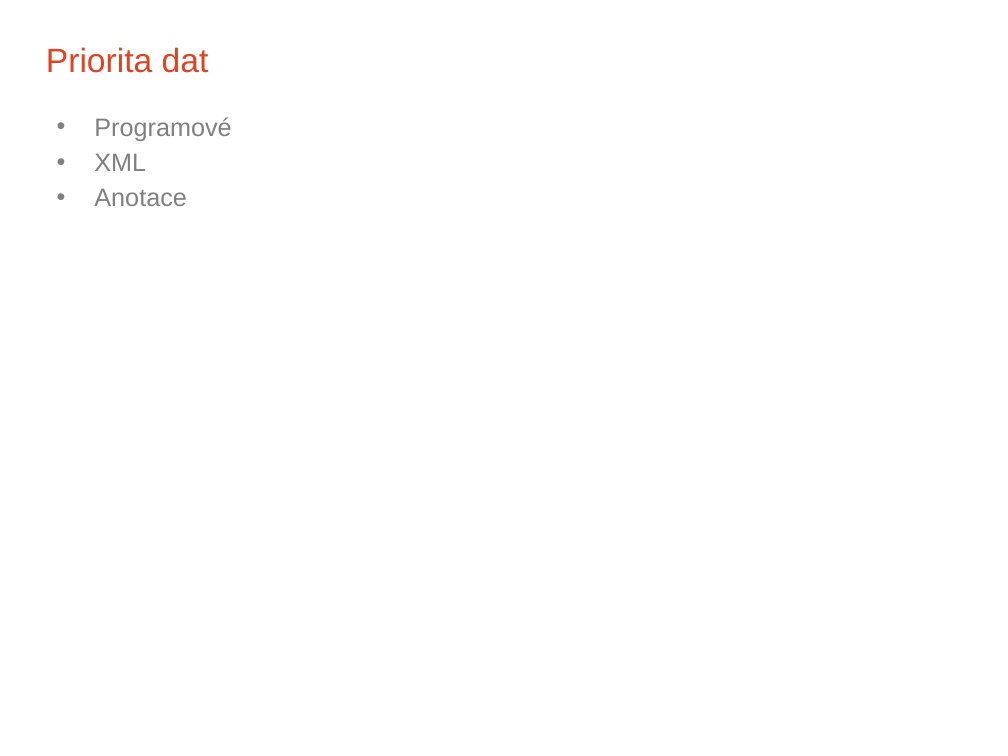
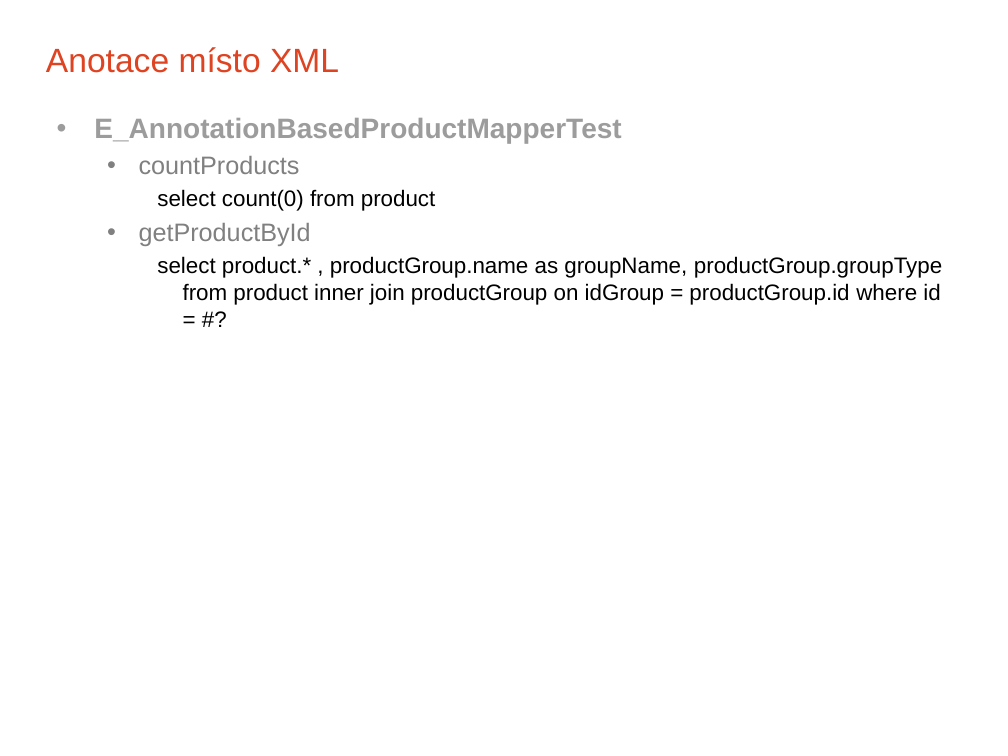
Before and after one commit to novoj/iBatisWorkShop, a slide deck: slide 10 of docs/iBatis 3 Workskop CZJUG.pptx (slide 3 before the commit). Drawn at 1008x756 pixels with LibreOffice and Linux fonts; fonts in the diff are those of the drawing; background and template pictures are left out. Boxes give left, top, right and bottom in pixels: in the first picture for what was removed or moved away, otherwise in the second. Text is boxed around its words. In the diff, an @@ line names an element or a change of style, - is before the commit and + after.

```diff
--- a/docs/iBatis 3 Workskop CZJUG.pptx
+++ b/docs/iBatis 3 Workskop CZJUG.pptx
@@ title at [46,47,339,73]: text changed @@
-Priorita dat
+Anotace místo XML
@@ text at [94,118,942,305]: text changed; size 18 to 16 pt; text colour #808080 to #000000 @@
-• Programové
-• XML
-• Anotace
+• E_AnnotationBasedProductMapperTest
+  • countProducts
+    select count(0) from product
+  • getProductById
+    select product.* , productGroup.name as groupName, productGroup.groupType from product inner join productGroup on idGroup = productGroup.id where id = #?
```
Also in this commit, not shown: 3 other slides changed, 8 slides added, 3 other files.
